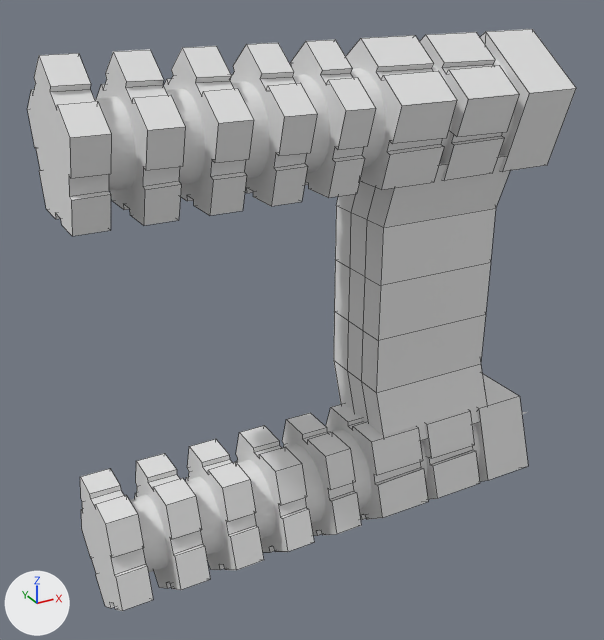
The FBX model Orbit/Assets/Models/Gun.fbx as it was, and as the next commit left it.
Before and after are seen from a 50 mm lens placed at (-2.21, -2.93, 1.4), pointed at (-0.63, -0.06, -0.03). The lights are fixed; the arrows at lower left show +X, +Y and +Z. Mesh edges are drawn as thin lines on the coarser meshes.

The older version as bpy lines, for what is in view:
```python
me_cone_014 = bpy.data.meshes.new('Cone.014')
me_cone_014.from_pydata(...)  # a 48-sided cut cone along x (radius 0.15 at the low end, 0.22 at the high end) spanning x -1.51..0.38, y -0.36..0.08, z -1.03..-0.59; a 48-sided cut cone along x (radius 0.15 at the low end, 0.22 at the high end) spanning x -1.51..0.38, y -0.36..0.08, z 0.59..1.03
me_cone_023 = bpy.data.meshes.new('Cone.023')
me_cone_023.from_pydata(...)  # 1152 vertices, 642 faces; spans x -1.62..0.43, y -0.42..0.15, z -1.11..1.11
ob_gun_1 = bpy.data.objects.new('Gun_1', me_cone_023)
ob_gun_1.location = (0.0, 0.0, 0.0)
ob_gun_2 = bpy.data.objects.new('Gun_2', me_cone_014)
ob_gun_2.location = (0.0, 0.0, 0.0)
```
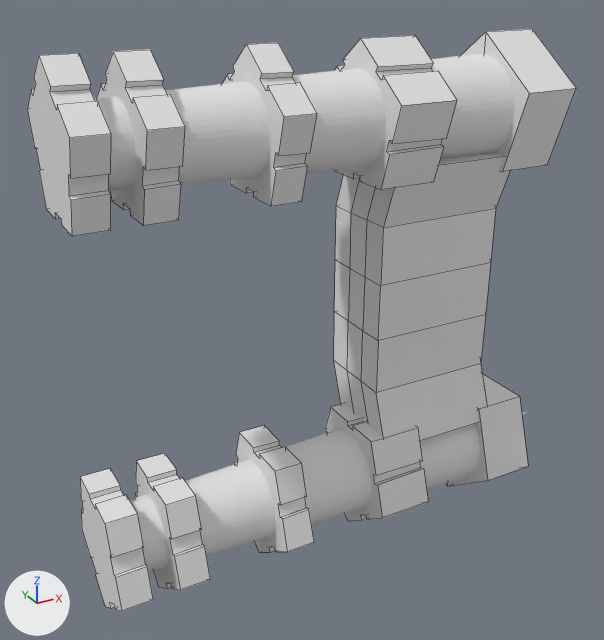
Commit message: Gun model

Pixel boxes (x1, y1, x2, y2) of what changed, in the pictures (604 x 640 px):
```json
{"part": 1, "of": "me_cone_023", "change": "deleted", "before": [164, 32, 519, 570]}
```

Scene script edits in JSON lines:
```json
{"block": "me_cone_023", "where": "# used by ob_gun_1; location = (0.0, 0.0, 0.0)"}
{"op": "remove", "block": "me_cone_023", "code": "me_cone_023.from_pydata(...)  # 1152 vertices, 642 faces; spans x -1.62..0.43, y -0.42..0.15, z -1.11..1.11"}
{"op": "add", "block": "me_cone_023", "code": "me_cone_023.from_pydata(...)  # 724 vertices, 412 faces; spans x -1.62..0.43, y -0.42..0.15, z -1.11..1.11"}
{"block": "me_cone_023", "change": "me_cone_023 part 1: 6 loose pieces with 428 vertices, spanning x -1.14..0.13, y -0.42..0.15, z -1.11..1.11, are deleted"}
```
